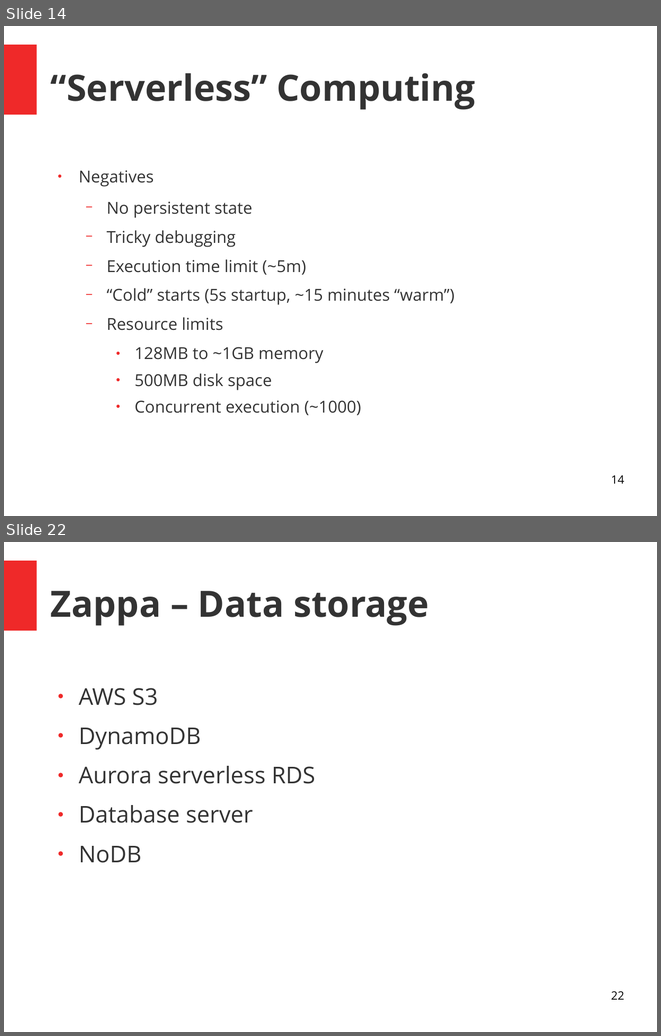
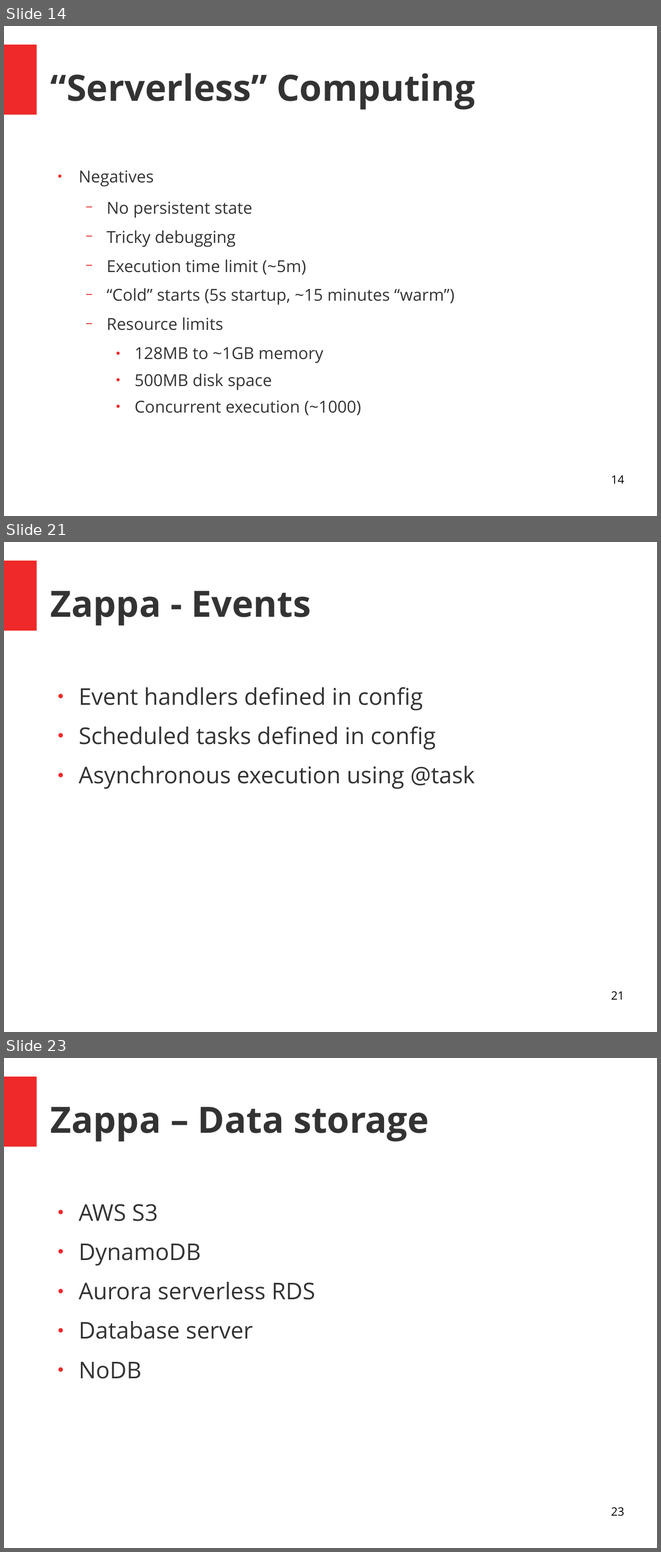
Before and after one commit to MattSegal/zappa-talk, a slide deck: presentation.odp. Shown one above the other, each under a label of ours: slides 14 and 22 before the commit, slides 14, 21 and 23 after it; the slides between them are not shown. The pictures are 661x1036 and 661x1552 pixels, drawn with LibreOffice and Linux fonts; fonts in the diff are those of the drawing. Boxes give left, top, right and bottom in pixels: in the first picture for what was removed or moved away, otherwise in the second. Text is boxed around its words. In the diff, an @@ line names an element or a change of style, - is before the commit and + after.

```diff
--- a/presentation.odp
+++ b/presentation.odp
@@ slide 21 added at (4, 542, 657, 1032), background #FFFFFF; not listed: 1 template element that a slide beside it also shows @@
@@ title added at (51, 591, 311, 626), 44 pt, text #333333, bold @@
+Zappa - Events
@@ text added at (79, 687, 475, 789), 28 pt, text #333333 @@
+● Event handlers defined in config
+● Scheduled tasks defined in config
+● Asynchronous execution using @task
@@ page number added at (611, 991, 624, 999), 14 pt, text #000000 @@
+21
@@ what was slide 22 is now slide 23 @@
@@ page number at (611, 1507, 624, 1516): text changed @@
-22
+23
```
Also in this commit, not shown: 10 slides changed, 4 other slides added, 5 slides removed, 1 other file.
